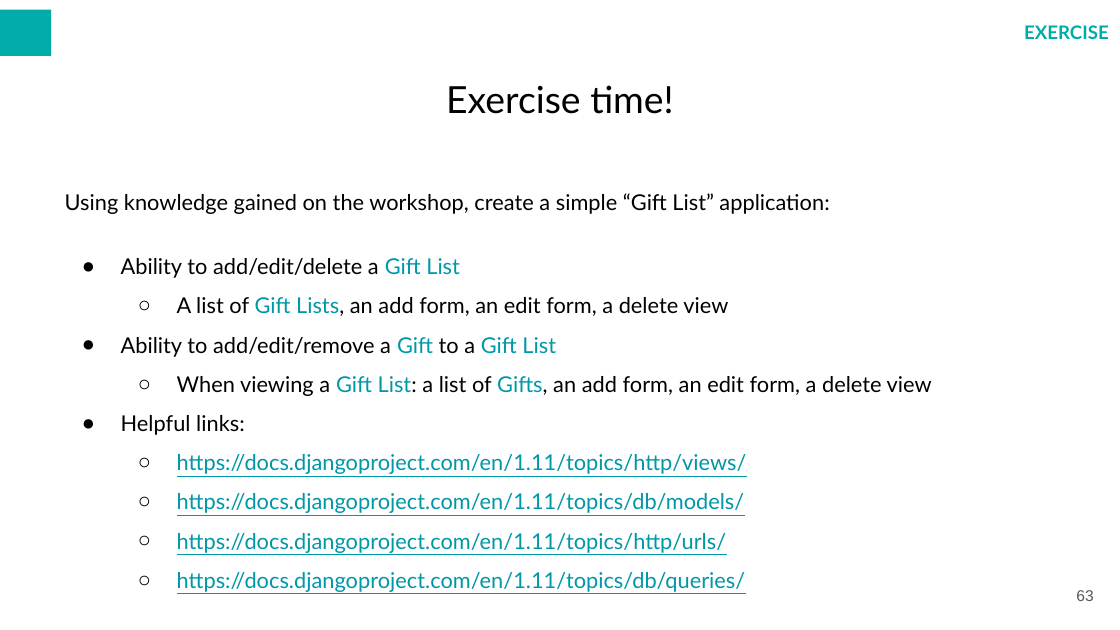
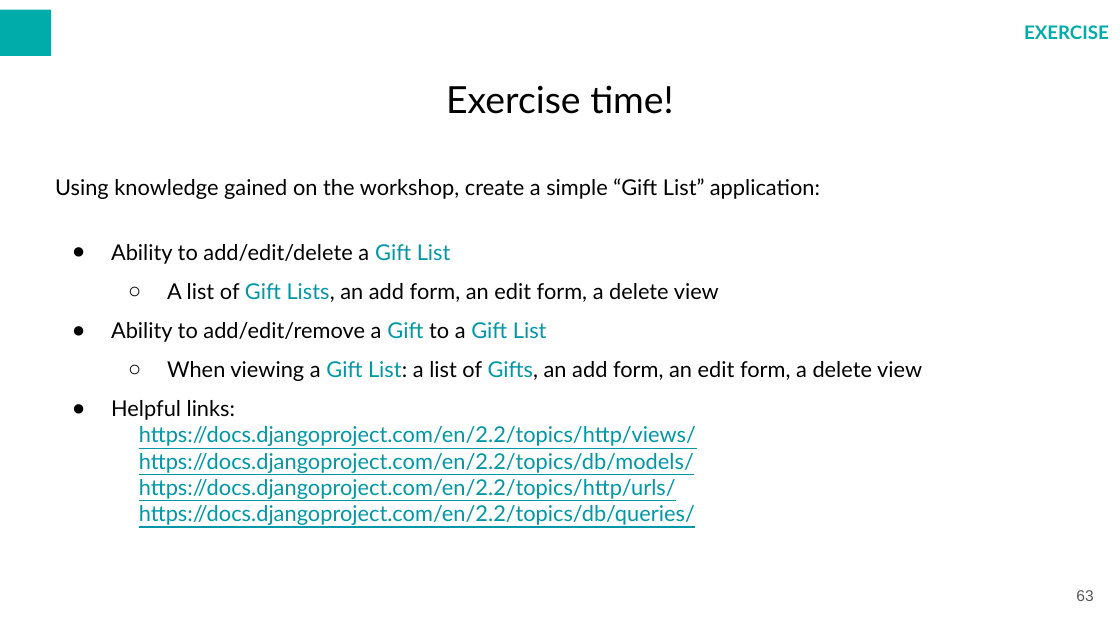
Before and after one commit to warcholprzemo/php-advanced, a slide deck: slide 63 of docs/PHP ADVANCED.odp. Drawn at 1120x630 pixels with LibreOffice and Linux fonts; fonts in the diff are those of the drawing; background and template pictures are left out. Boxes give left, top, right and bottom in pixels: in the first picture for what was removed or moved away, otherwise in the second. Text is boxed around its words. In the diff, an @@ line names an element or a change of style, - is before the commit and + after.

```diff
--- a/docs/PHP ADVANCED.odp
+++ b/docs/PHP ADVANCED.odp
@@ text "Using knowledge gained on the ...": place and size @@
-text "Using knowledge gained on the ..." at bbox=[65, 193, 932, 592]
+text "Using knowledge gained on the ..." at bbox=[55, 178, 922, 525]
@@ text at bbox=[139, 426, 696, 525]: text changed @@
-  ○ https://docs.djangoproject.com/en/1.11/topics/http/views/
-  ○ https://docs.djangoproject.com/en/1.11/topics/db/models/
-  ○ https://docs.djangoproject.com/en/1.11/topics/http/urls/
-  ○ https://docs.djangoproject.com/en/1.11/topics/db/queries/
+  • https://docs.djangoproject.com/en/2.2/topics/http/views/
+  • https://docs.djangoproject.com/en/2.2/topics/db/models/
+  • https://docs.djangoproject.com/en/2.2/topics/http/urls/
+  • https://docs.djangoproject.com/en/2.2/topics/db/queries/
```
Also in this commit, not shown: 11 other slides changed, 9 other files.
